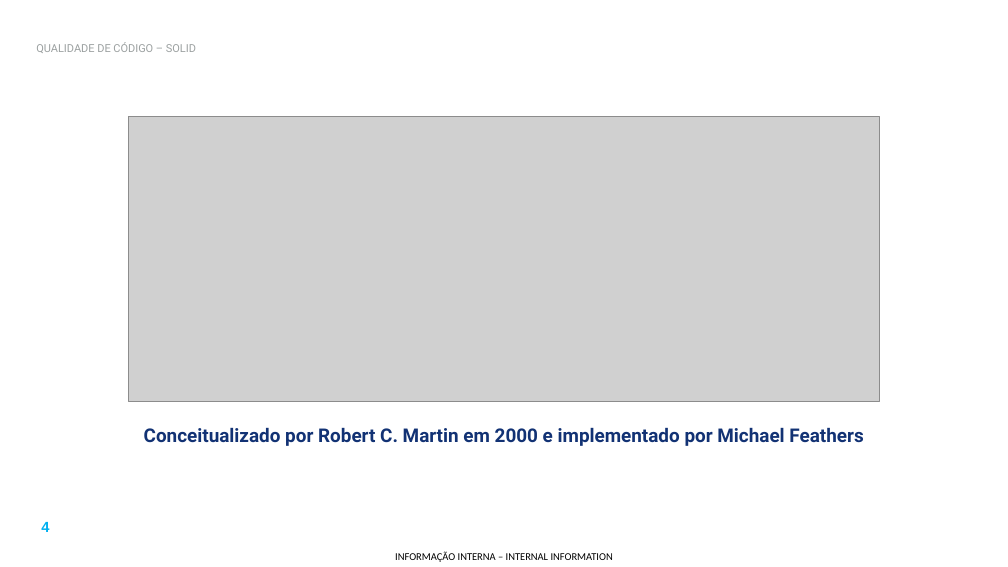
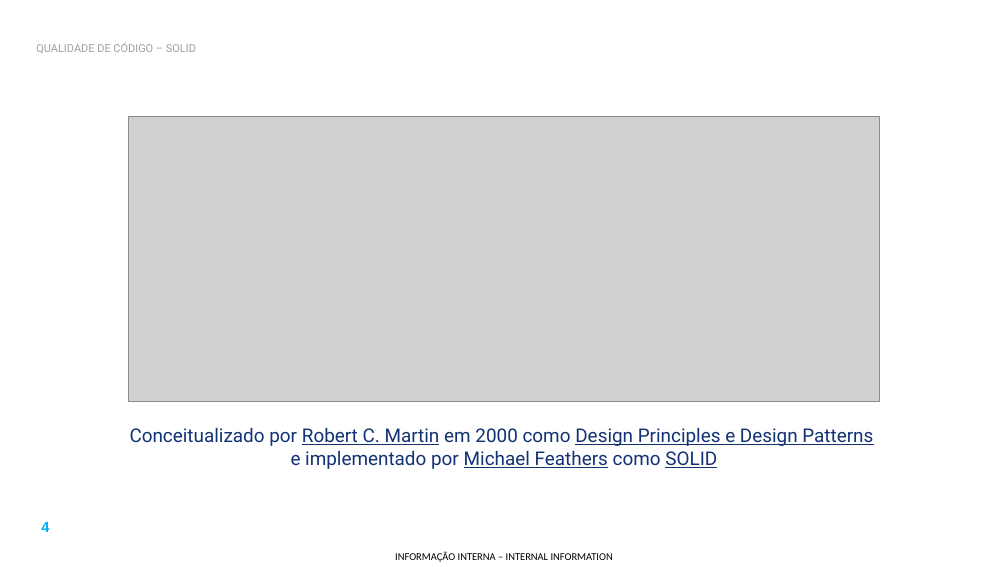
Before and after one commit to phkolbe/hello-world, a slide deck: slide 4 of presentations/08 - Qualidade de codigo - SOLID.pptx. Drawn at 1008x567 pixels with LibreOffice and Linux fonts; fonts in the diff are those of the drawing; grey boxes stand for pictures; background and template pictures are left out. Boxes give left, top, right and bottom in pixels: in the first picture for what was removed or moved away, otherwise in the second. Text is boxed around its words. In the diff, an @@ line names an element or a change of style, - is before the commit and + after.

```diff
--- a/presentations/08 - Qualidade de codigo - SOLID.pptx
+++ b/presentations/08 - Qualidade de codigo - SOLID.pptx
@@ text at [130,427,873,469]: text changed; bold off @@
-Conceitualizado por Robert C. Martin em 2000 e implementado por Michael Feathers
+Conceitualizado por Robert C. Martin em 2000 como Design Principles e Design Patterns
+e implementado por Michael Feathers como SOLID
```
Also in this commit, not shown: 3 other slides changed, 5 slides added, 23 other files.
